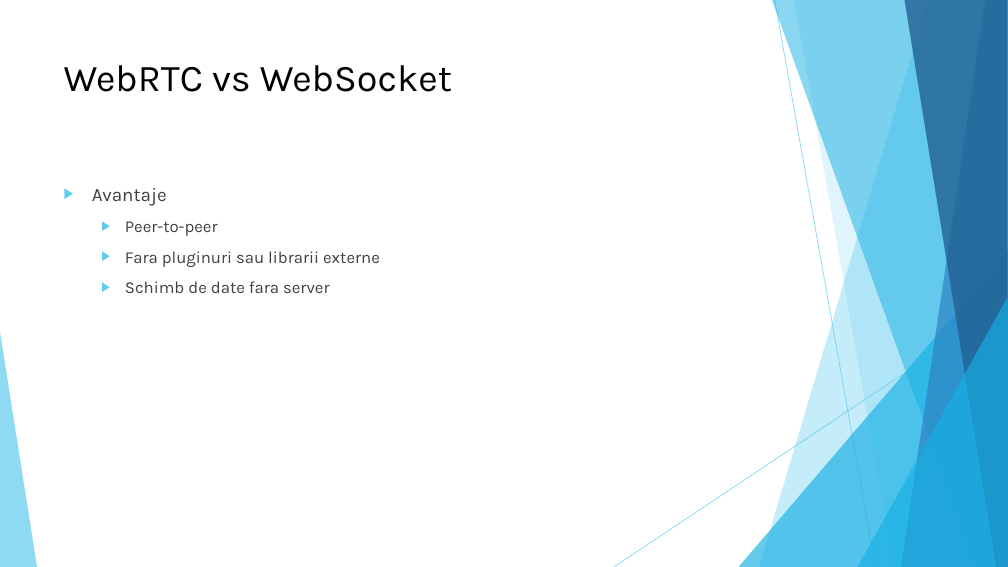
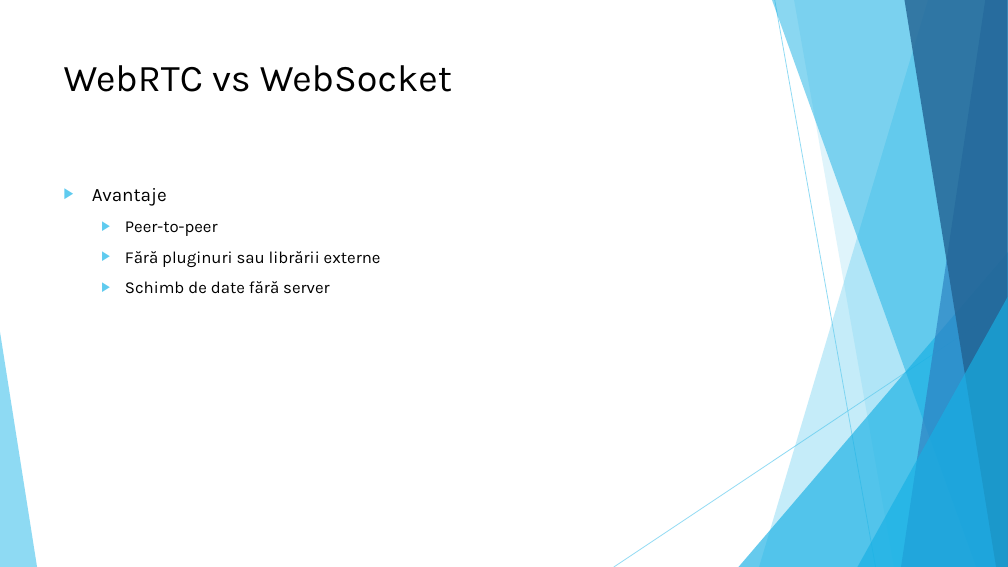
Before and after one commit to Arctigor/webrtc, a slide deck: slide 9 of documentation_ro/licenta_prezentare.pptx. Drawn at 1008x567 pixels with LibreOffice and Linux fonts; fonts in the diff are those of the drawing. Boxes give left, top, right and bottom in pixels: in the first picture for what was removed or moved away, otherwise in the second. Text is boxed around its words. In the diff, an @@ line names an element or a change of style, - is before the commit and + after.

```diff
--- a/documentation_ro/licenta_prezentare.pptx
+++ b/documentation_ro/licenta_prezentare.pptx
@@ text at (x1=92, y1=188, x2=218, y2=236): text colour #404040 to #000000 in "Avantaje", "Peer-to-peer" @@
@@ text at (x1=125, y1=251, x2=381, y2=294): text changed; text colour #404040 to #000000 @@
-  ▶ Fara pluginuri sau librarii externe
-  ▶ Schimb de date fara server
+  ▶ Fără pluginuri sau librării externe
+  ▶ Schimb de date fără server
```
Also in this commit, not shown: 25 other slides changed, 2 other files.
